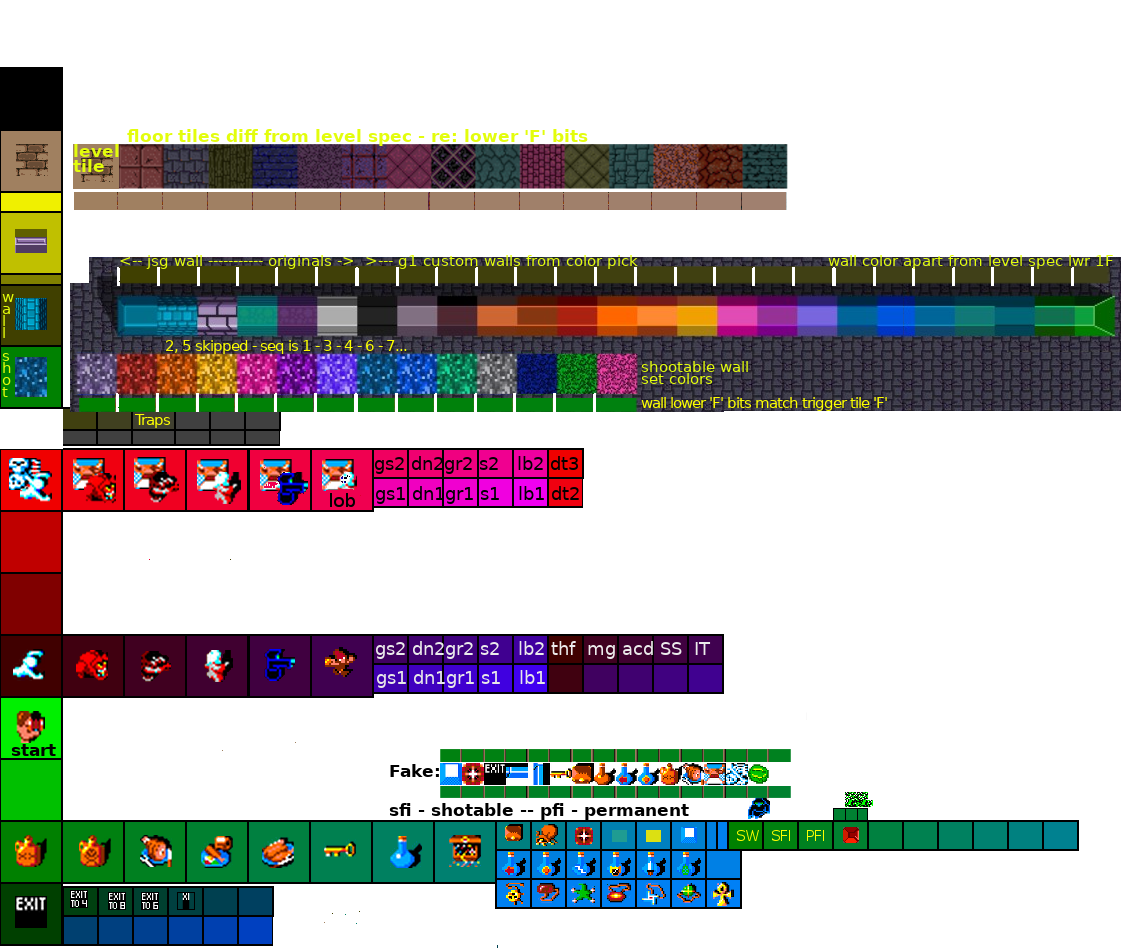
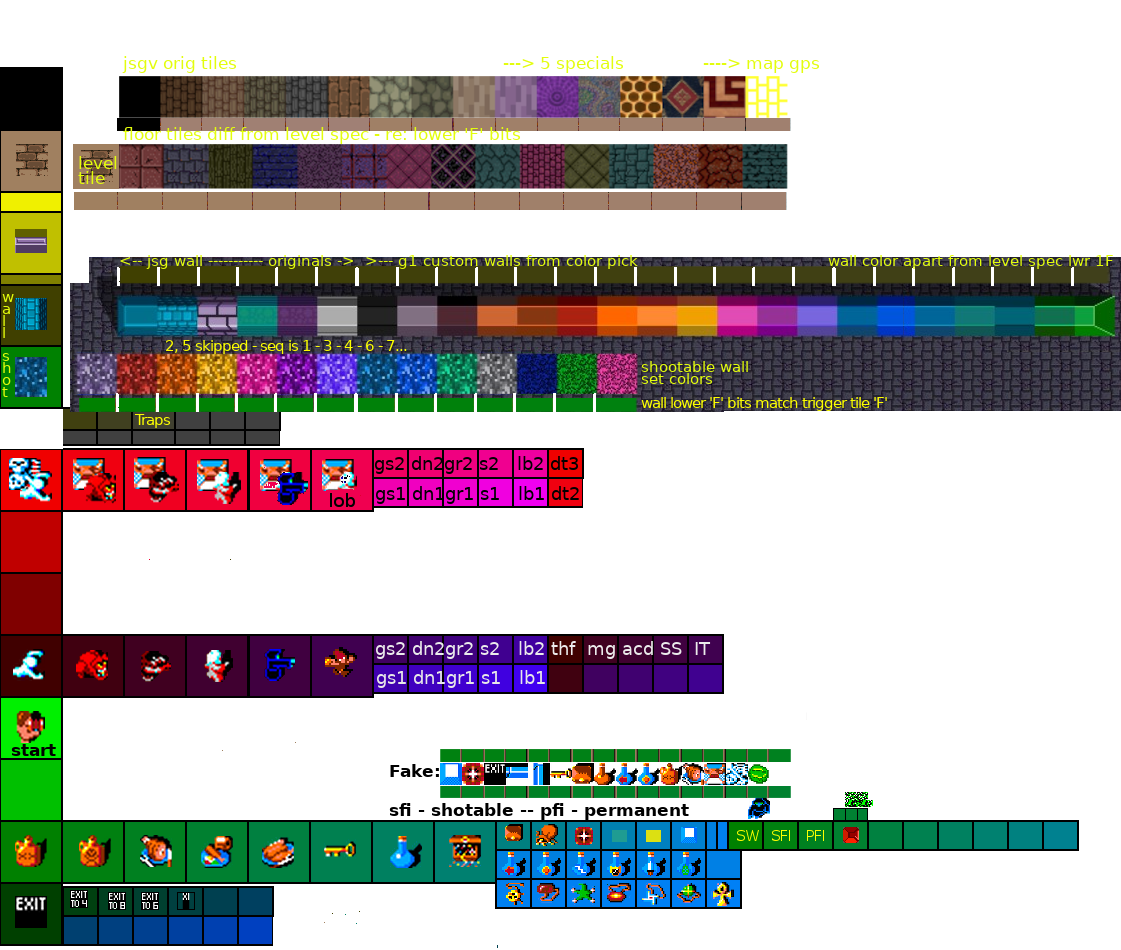
Revision of a layered w=1121, h=950 image; what changed, layer by layer:
renamed "floor tiles diff from..." to "jsgv orig tiles --...", painted on it over (73, 56, 819, 184)
painted on "Floated Layer" over (119, 76, 788, 118)
added layer "Pasted Layer #5" above "Pasted Layer #2" over (117, 118, 791, 131)
